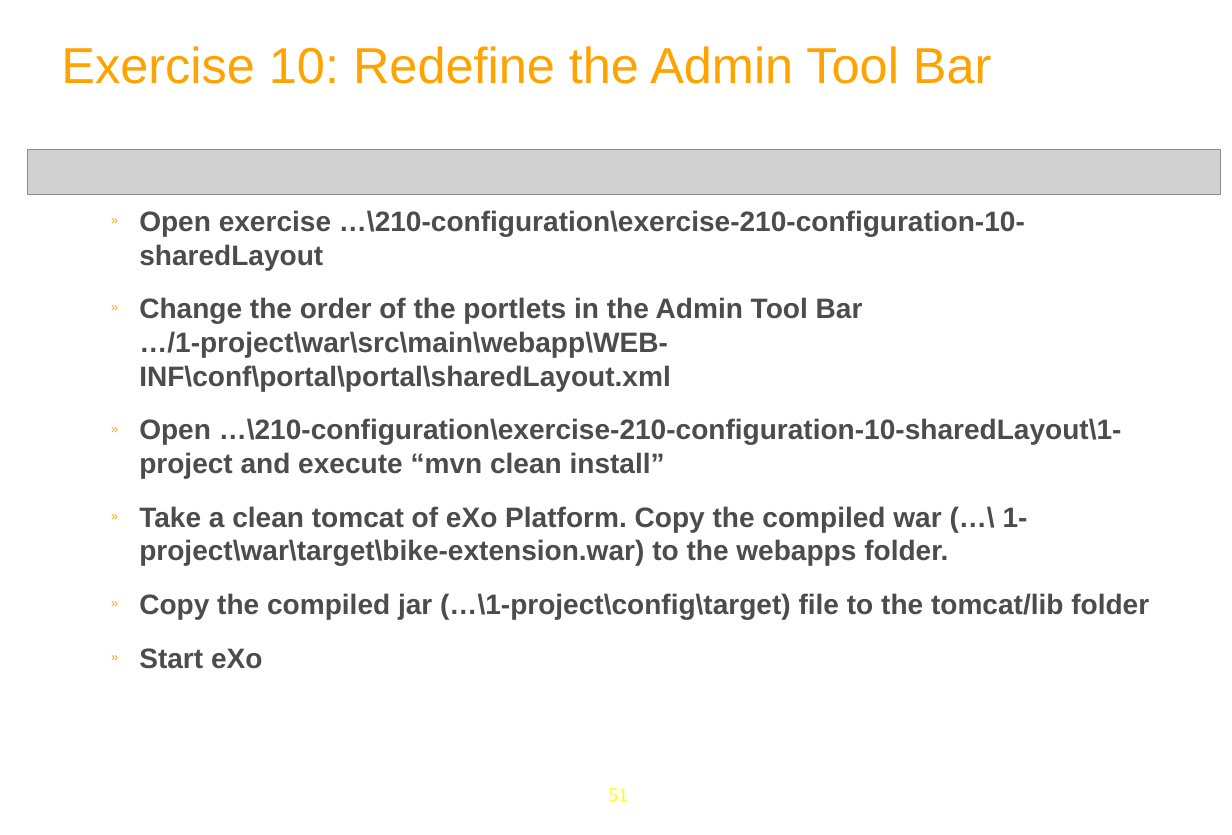
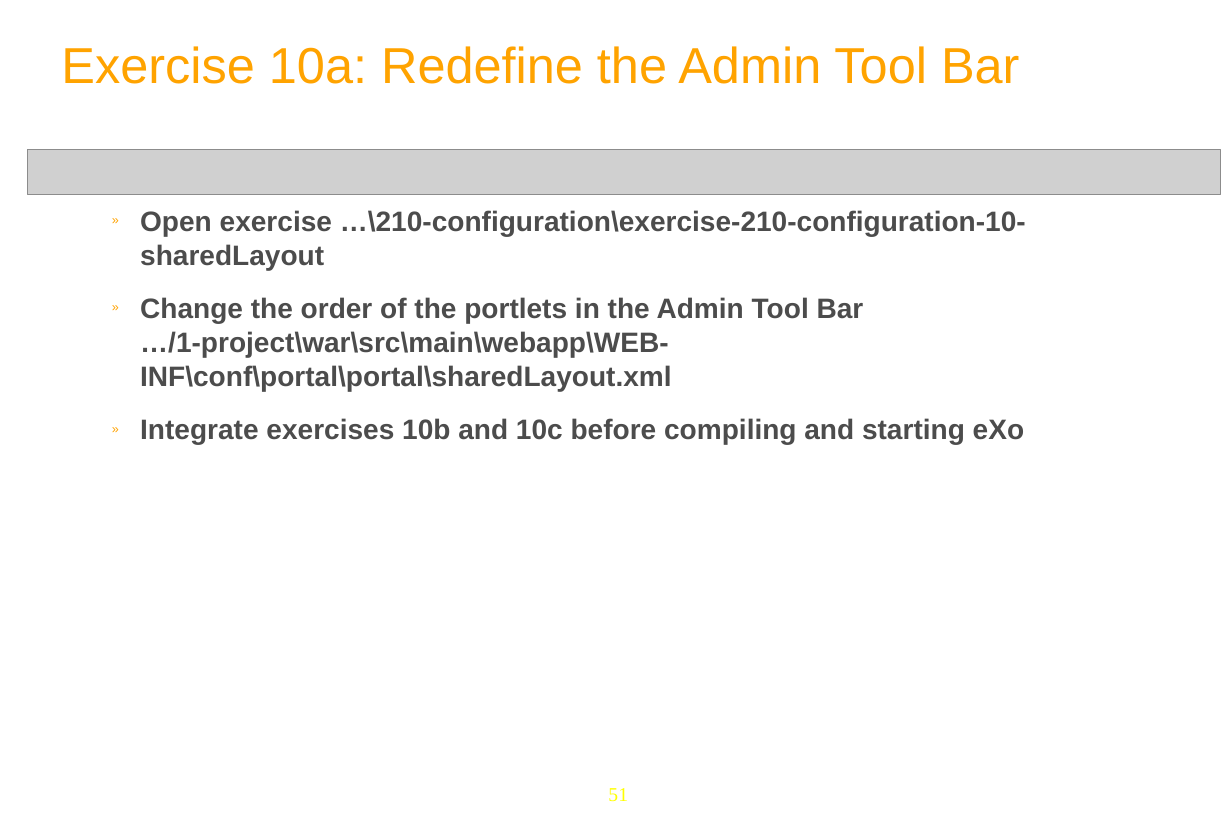
Before and after one commit to anhvurz90/training, a slide deck: slide 51 of exo-developer/210-configuration/slides/210-Portal-configuration-XDev-en.ppt. Drawn at 1232x835 pixels with LibreOffice and Linux fonts; fonts in the diff are those of the drawing; grey boxes stand for pictures; background and template pictures are left out. Boxes give left, top, right and bottom in pixels: in the first picture for what was removed or moved away, otherwise in the second. Text is boxed around its words. In the diff, an @@ line names an element or a change of style, - is before the commit and + after.

```diff
--- a/exo-developer/210-configuration/slides/210-Portal-configuration-XDev-en.ppt
+++ b/exo-developer/210-configuration/slides/210-Portal-configuration-XDev-en.ppt
@@ text at [61, 46, 1019, 84]: text changed @@
-Exercise 10: Redefine the Admin Tool Bar
+Exercise 10a: Redefine the Admin Tool Bar
@@ text at [140, 418, 1024, 445]: text changed @@
-  » Open …\210-configuration\exercise-210-configuration-10-sharedLayout\1-project and execute “mvn clean install”
-  » Take a clean tomcat of eXo Platform. Copy the compiled war (…\ 1-project\war\target\bike-extension.war) to the webapps folder.
-  » Copy the compiled jar (…\1-project\config\target) file to the tomcat/lib folder
-  » Start eXo
+  » Integrate exercises 10b and 10c before compiling and starting eXo
```
Also in this commit, not shown: 6 other slides changed, 1 other file.
